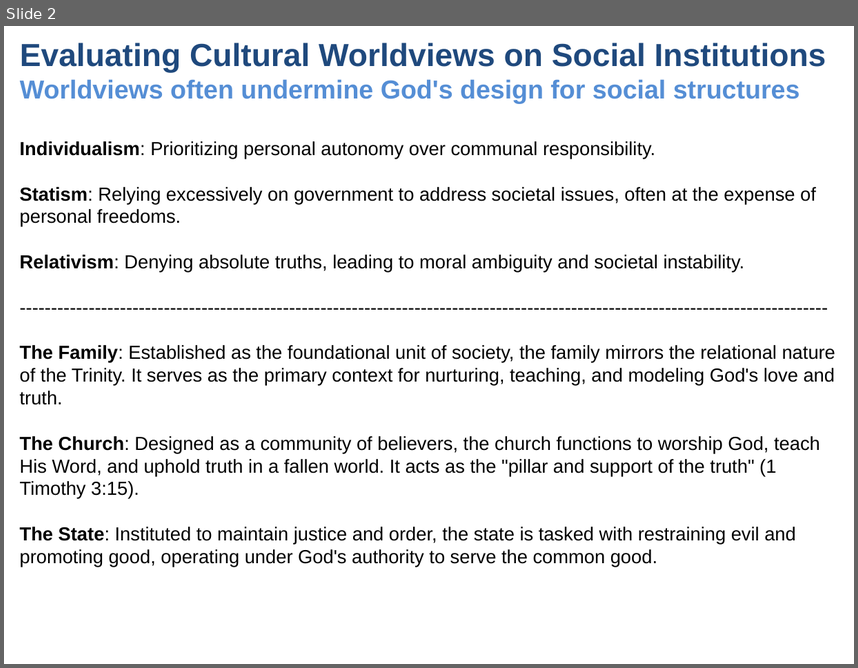
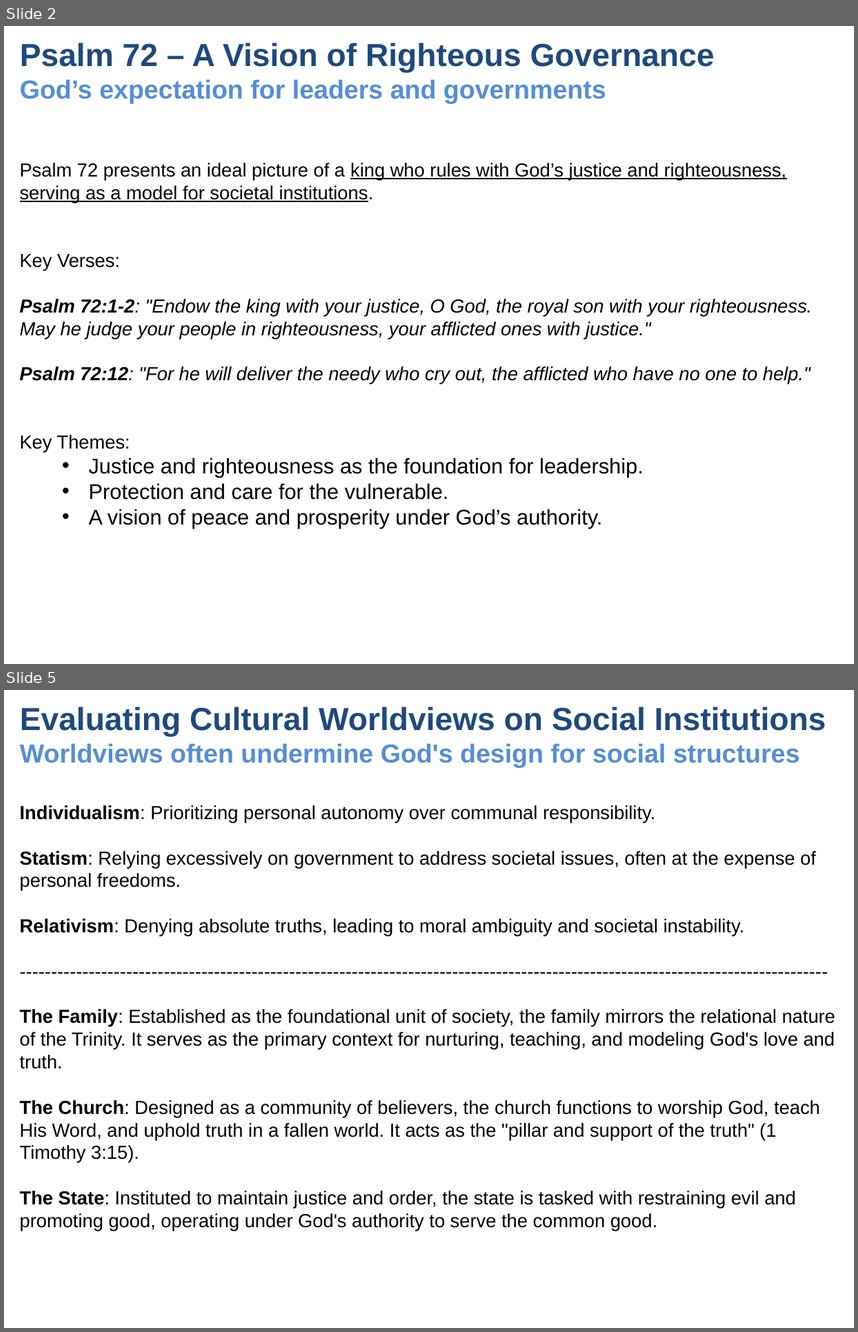
Before and after one commit to UsefulEngines/EvangelismPublic, a slide deck: 2024-Q4/2024-11-24/2024-11-24-Psalms.pptx. Shown one above the other, each under a label of ours: slide 2 before the commit, slides 2 and 5 after it; the slides between them are not shown. The pictures are 858x668 and 858x1332 pixels, drawn with LibreOffice and Linux fonts; fonts in the diff are those of the drawing. Boxes give left, top, right and bottom in pixels: in the first picture for what was removed or moved away, otherwise in the second. Text is boxed around its words. In the diff, an @@ line names an element or a change of style, - is before the commit and + after.

```diff
--- a/2024-Q4/2024-11-24/2024-11-24-Psalms.pptx
+++ b/2024-Q4/2024-11-24/2024-11-24-Psalms.pptx
@@ slide 2 added at (x1=4, y1=26, x2=854, y2=664), background #FFFFFF @@
@@ title added at (x1=20, y1=43, x2=715, y2=103), 22 pt, text #558ED5, bold @@
+Psalm 72 – A Vision of Righteous Governance
+God’s expectation for leaders and governments
@@ text added at (x1=20, y1=163, x2=813, y2=528), 16 pt, text #000000 @@
+Psalm 72 presents an ideal picture of a king who rules with God’s justice and righteousness, serving as a model for societal institutions.
+Key Verses:
+Psalm 72:1-2: "Endow the king with your justice, O God, the royal son with your righteousness. May he judge your people in righteousness, your afflicted ones with justice."
+Psalm 72:12: "For he will deliver the needy who cry out, the afflicted who have no one to help."
+Key Themes:
+  • Justice and righteousness as the foundation for leadership.
+  • Protection and care for the vulnerable.
+  • A vision of peace and prosperity under God’s authority.
@@ what was slide 2 is now slide 5 @@
```
Also in this commit, not shown: 4 slides changed, 2 other slides added, 1 other file.
